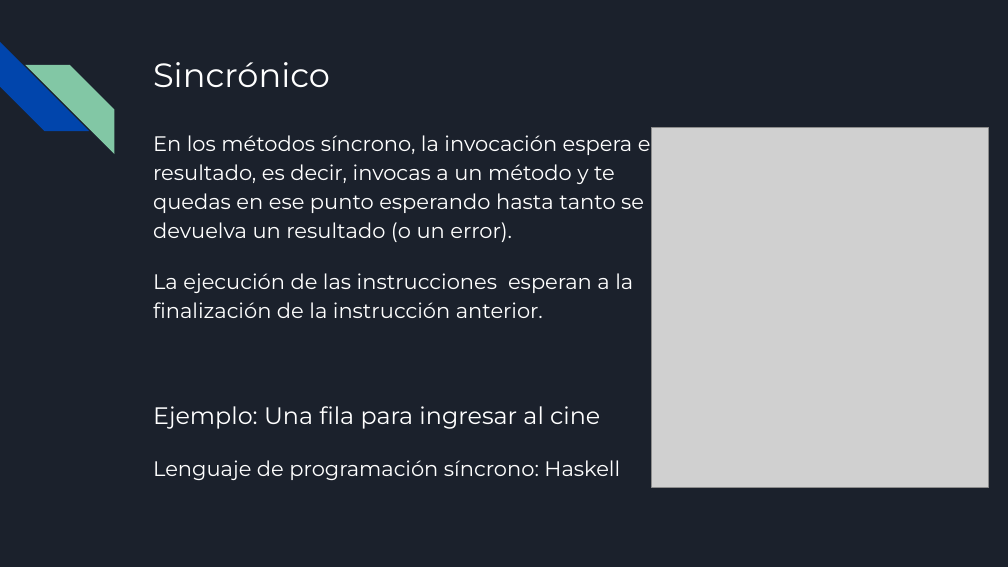
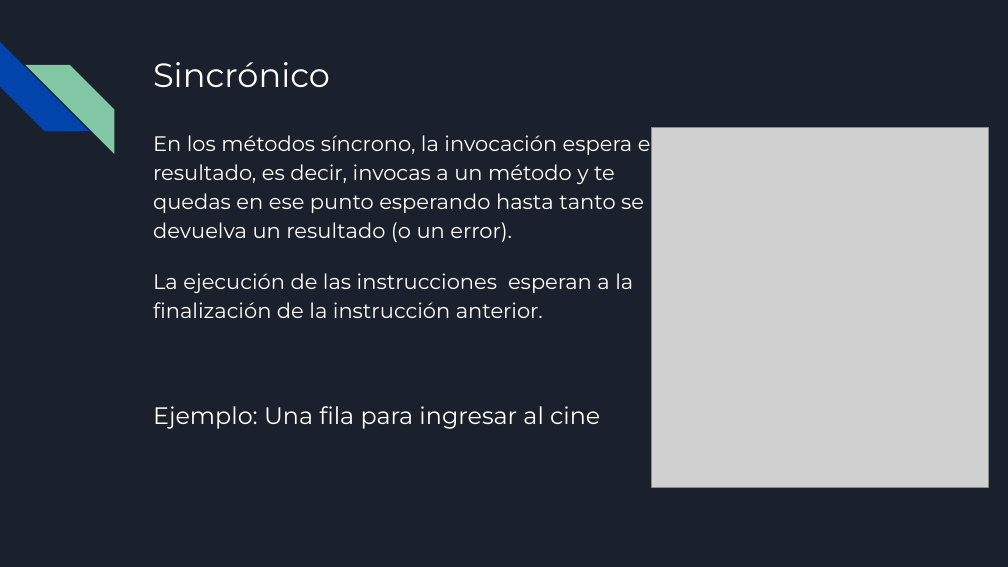
Before and after one commit to fmociulsky/syncAsync, a slide deck: slide 2 of Sincronismo Vs Asincronismo.pptx. Drawn at 1008x567 pixels with LibreOffice and Linux fonts; fonts in the diff are those of the drawing; grey boxes stand for pictures. Boxes give left, top, right and bottom in pixels: in the first picture for what was removed or moved away, otherwise in the second. Text is boxed around its words. In the diff, an @@ line names an element or a change of style, - is before the commit and + after.

```diff
--- a/Sincronismo Vs Asincronismo.pptx
+++ b/Sincronismo Vs Asincronismo.pptx
@@ text at [153,460,620,480]: paragraph removed @@
-Lenguaje de programación síncrono: Haskell
```
Also in this commit, not shown: 3 other slides changed.
